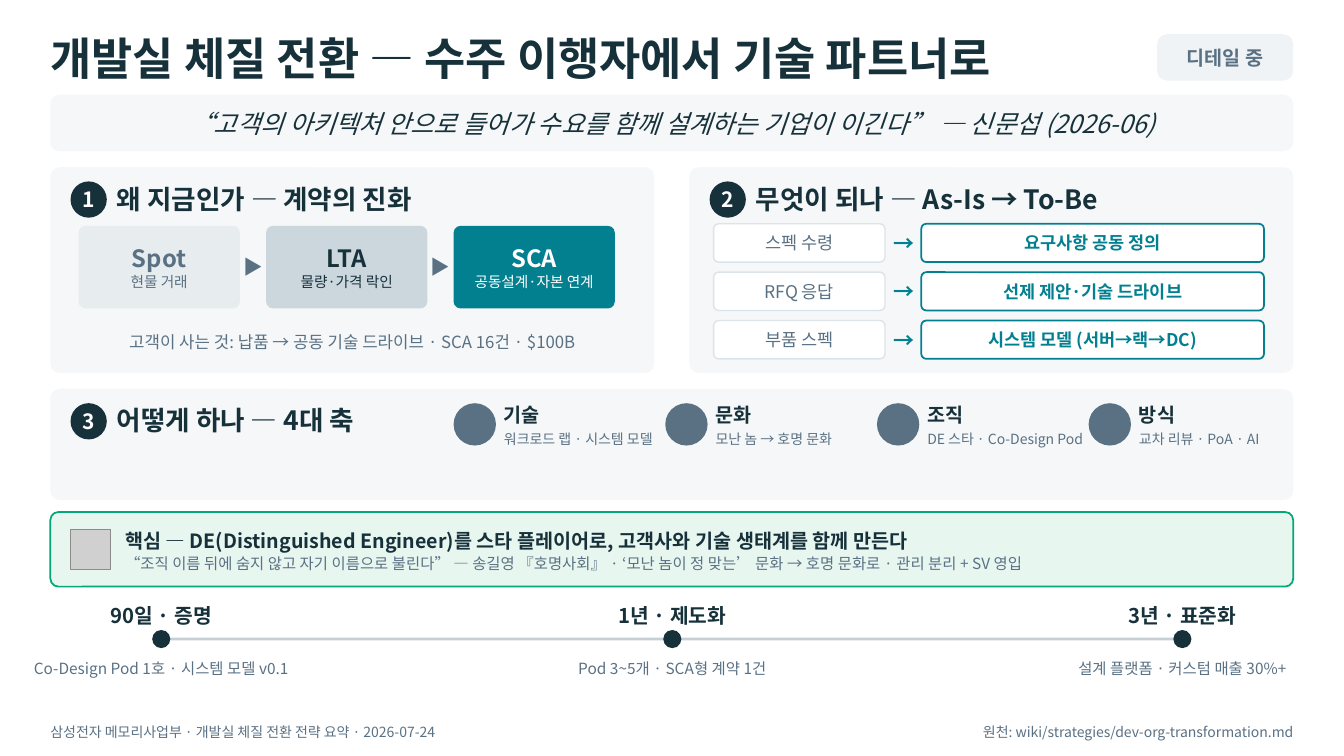
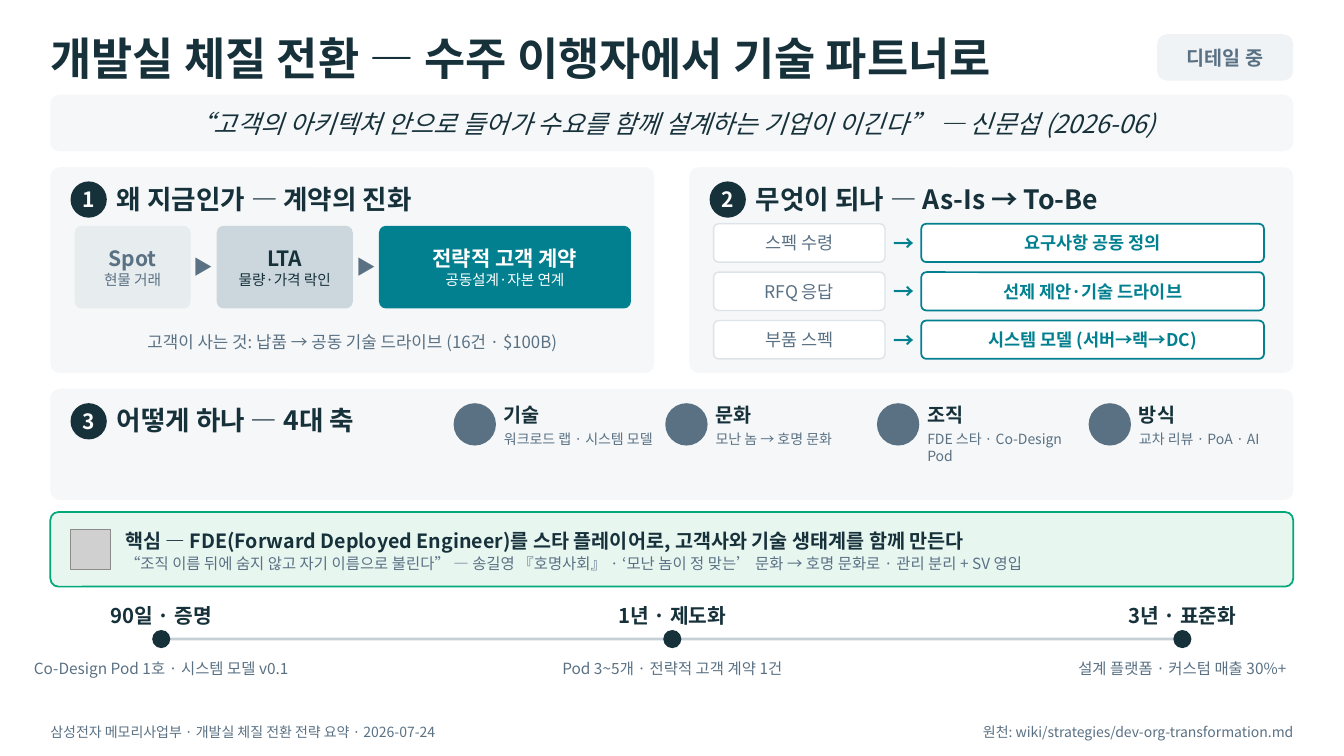
Before and after one commit to k31001/action-learning, a slide deck: slide 2 of outputs/presentation/dev-transformation-summary.pptx. Drawn at 1344x756 pixels with LibreOffice and Linux fonts; fonts in the diff are those of the drawing; grey boxes stand for pictures; background and template pictures are left out. Boxes give left, top, right and bottom in pixels: in the first picture for what was removed or moved away, otherwise in the second. Text is boxed around its words. In the diff, an @@ line names an element or a change of style, - is before the commit and + after.

```diff
--- a/outputs/presentation/dev-transformation-summary.pptx
+++ b/outputs/presentation/dev-transformation-summary.pptx
@@ rounded rectangle "Spot": place and size @@
-rounded rectangle "Spot" at (79, 226, 240, 309)
+rounded rectangle "Spot" at (75, 226, 191, 309)
@@ text "▶" rewrapped from (238, 226, 268, 309) to (191, 226, 217, 309) @@
@@ rounded rectangle "LTA": place and size @@
-rounded rectangle "LTA" at (266, 226, 427, 309)
+rounded rectangle "LTA" at (217, 226, 353, 309)
@@ text "▶" rewrapped from (425, 226, 456, 309) to (353, 226, 379, 309) @@
@@ rounded rectangle "전략적 고객 계약": place and size @@
-rounded rectangle "전략적 고객 계약" at (454, 226, 615, 309)
+rounded rectangle "전략적 고객 계약" at (379, 226, 631, 309)
@@ text in rounded rectangle at (109, 250, 157, 271): size 17 to 15 pt in "Spot" @@
@@ text in rounded rectangle at (267, 250, 302, 266): size 17 to 15 pt in "LTA" @@
@@ text in rounded rectangle at (433, 248, 578, 268): text changed; size 17 to 15 pt @@
-SCA
+전략적 고객 계약
@@ text at (147, 334, 557, 351): text changed @@
-고객이 사는 것: 납품 → 공동 기술 드라이브 · SCA 16건 · $100B
+고객이 사는 것: 납품 → 공동 기술 드라이브 (16건 · $100B)
@@ text at (927, 432, 1062, 461): text changed @@
-DE 스타 · Co-Design Pod
+FDE 스타 · Co-Design Pod
@@ text at (125, 531, 964, 553): text changed @@
-핵심 — DE(Distinguished Engineer)를 스타 플레이어로, 고객사와 기술 생태계를 함께 만든다
+핵심 — FDE(Forward Deployed Engineer)를 스타 플레이어로, 고객사와 기술 생태계를 함께 만든다
@@ text at (562, 661, 783, 675): text changed @@
-Pod 3~5개 · SCA형 계약 1건
+Pod 3~5개 · 전략적 고객 계약 1건
```
Also in this commit, not shown: 2 other slides changed, 10 other files.
